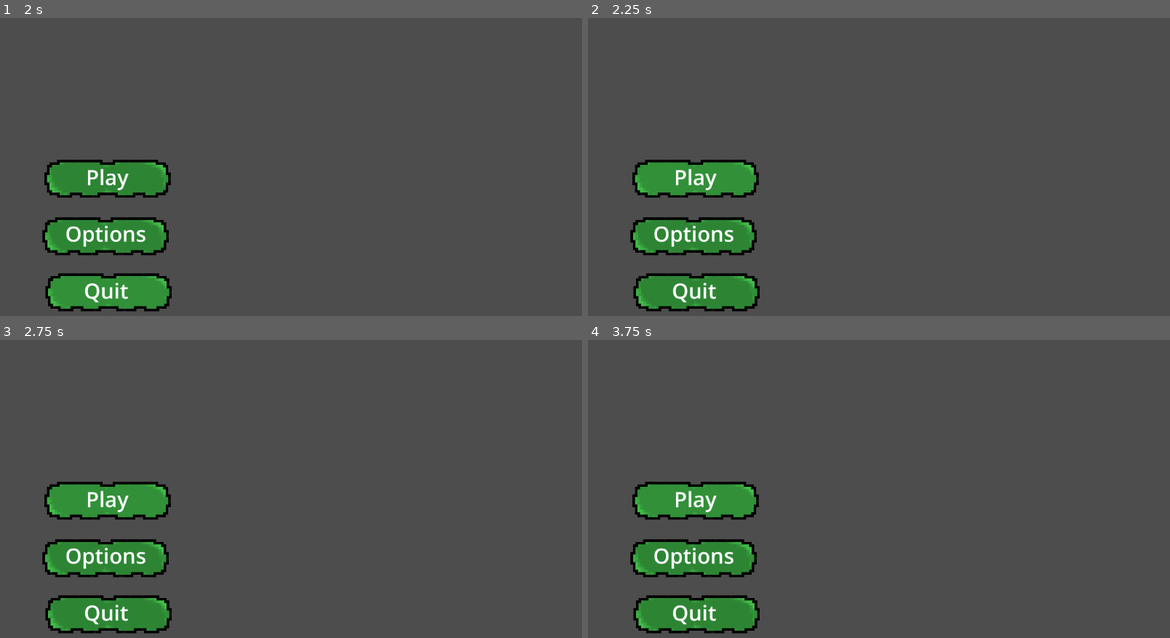
Above: before the commit, frames 1-4 (two rows, left to right).
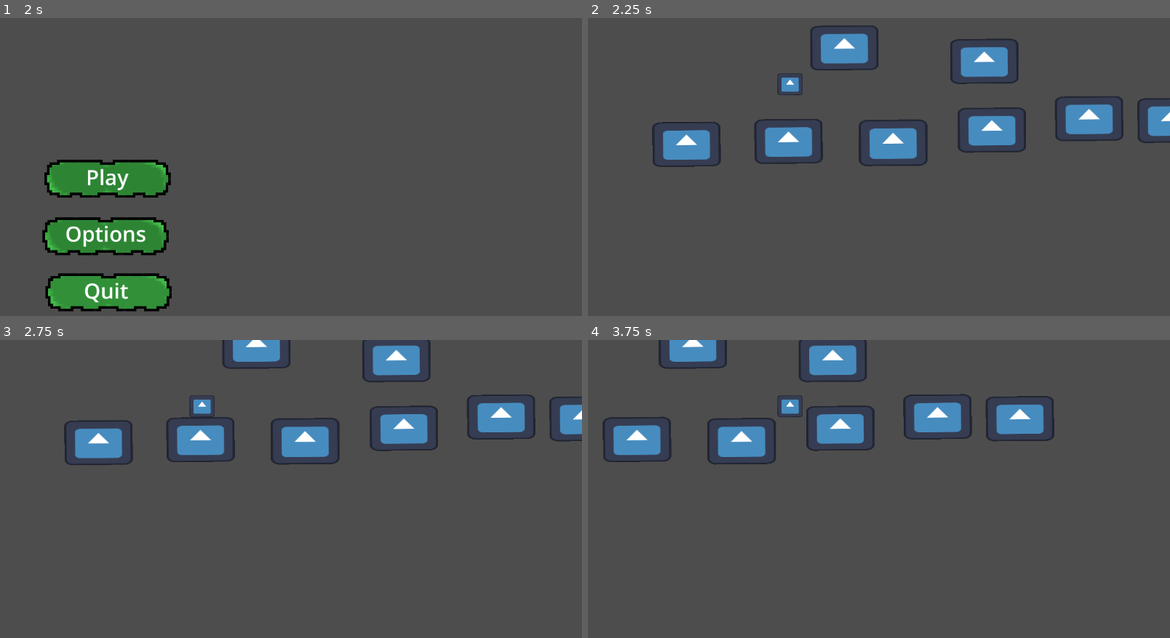
Above: after the commit, the same moments.

Repository: TalesMarc/AngelaCultoRepository
Game: Godot game, scene res://inicio.tscn
Same seed, same stepped clock (60 frames per second), same inputs: the game is played once before the commit and once after it. The engine's default icon, where the game draws it, is replaced by a stand-in: a white triangle on a blue panel in a dark square.
Inputs (mouse positions are in pixels of both pictures, inside the frame that each line leads up to):
- Up to frame 1 (2 s): click "Options" at 0.5 s; click "Back" at 1.25 s
- Up to frame 2 (2.25 s): click "Play" at 2 s
- Up to frame 3 (2.75 s): no input
- Up to frame 4 (3.75 s): click (692, 500) at 2.75 s, where only the run before the commit has a clickable "Play"; tap Enter at 3.5 s; hold D (move_right) from 3.53 s (still down)

Frame 1 is identical in both runs. In frame 2, 16% of the frame differs, in the area x 7-100%, y 2-99%; in frame 3, 15%; in frame 4, 15%.

Commit message:
JACOARBGE ACAGABYI

Diff:
--- a/character_body_2d_2.gd
+++ b/character_body_2d_2.gd
@@ -1,7 +1,7 @@
 extends CharacterBody2D
 
-const SPEED = 300.0
-const JUMP_VELOCITY = -400.0
+const SPEED = 3000.0
+const JUMP_VELOCITY = -900.0
 var respawn_position = Vector2(100, 100)  # Posição onde o jogador vai reaparecer
 
 func _physics_process(delta: float) -> void:
--- a/inicio.gd
+++ b/inicio.gd
@@ -21,3 +21,7 @@
 
 func _on_texture_button_2_pressed() -> void:
 	get_tree().change_scene_to_file("res://configuracoes.tscn")
+
+
+func _on_texture_button_3_pressed() -> void:
+	get_tree().change_scene_to_file("res://node_2d.tscn")
--- a/inicio.tscn
+++ b/inicio.tscn
@@ -73,3 +73,4 @@
 
 [connection signal="pressed" from="sair_button" to="sair_button" method="_on_pressed"]
 [connection signal="pressed" from="TextureButton2" to="." method="_on_texture_button_2_pressed"]
+[connection signal="pressed" from="TextureButton3" to="." method="_on_texture_button_3_pressed"]
--- a/node_2d.tscn
+++ b/node_2d.tscn
@@ -13,17 +13,18 @@
 size = Vector2(126.837, 124.515)
 
 [node name="Node2D" type="Node2D"]
+rotation = -0.00991185
 
 [node name="StaticBody2D2" type="StaticBody2D" parent="."]
 position = Vector2(-4, 3)
 
 [node name="Sprite2D3" type="Sprite2D" parent="StaticBody2D2"]
-position = Vector2(716.25, 468)
+position = Vector2(651.359, 468.44)
 scale = Vector2(2.12109, 1.42969)
 texture = ExtResource("1_wtcfe")
 
 [node name="CollisionShape2D" type="CollisionShape2D" parent="StaticBody2D2"]
-position = Vector2(716, 468)
+position = Vector2(654.379, 466.469)
 scale = Vector2(2.12109, 1.42969)
 shape = SubResource("RectangleShape2D_0hol4")
 
@@ -40,14 +41,97 @@
 position = Vector2(247, 217.25)
 shape = SubResource("RectangleShape2D_epypp")
 
+[node name="Camera2D" type="Camera2D" parent="CharacterBody2D2"]
+offset = Vector2(600, 600)
+zoom = Vector2(0.5, 0.5)
+
 [node name="StaticBody2D" type="StaticBody2D" parent="."]
+position = Vector2(-124.083, 7.77051)
 
 [node name="Sprite2D2" type="Sprite2D" parent="StaticBody2D"]
-position = Vector2(259, 453)
+position = Vector2(357.522, 453.566)
 scale = Vector2(2.10938, 1.38477)
 texture = ExtResource("1_wtcfe")
 
 [node name="CollisionShape2D" type="CollisionShape2D" parent="StaticBody2D"]
-position = Vector2(259.227, 452.788)
+position = Vector2(355.542, 451.546)
 scale = Vector2(2.10938, 1.38477)
 shape = SubResource("RectangleShape2D_q6r6c")
+
+[node name="StaticBody2D3" type="StaticBody2D" parent="."]
+position = Vector2(204.079, -6.97757)
+
+[node name="Sprite2D2" type="Sprite2D" parent="StaticBody2D3"]
+position = Vector2(834.766, 431.295)
+scale = Vector2(2.10938, 1.38477)
+texture = ExtResource("1_wtcfe")
+
+[node name="CollisionShape2D" type="CollisionShape2D" parent="StaticBody2D3"]
+position = Vector2(829.747, 433.245)
+scale = Vector2(2.10938, 1.38477)
+shape = SubResource("RectangleShape2D_q6r6c")
+
+[node name="StaticBody2D" type="StaticBody2D" parent="StaticBody2D3"]
+position = Vector2(-0.970216, -3.00976)
+
+[node name="Sprite2D2" type="Sprite2D" parent="StaticBody2D3/StaticBody2D"]
+position = Vector2(808.434, 162.021)
+scale = Vector2(2.10938, 1.38477)
+texture = ExtResource("1_wtcfe")
+
+[node name="CollisionShape2D" type="CollisionShape2D" parent="StaticBody2D3/StaticBody2D"]
+position = Vector2(808.444, 161.021)
+scale = Vector2(2.10938, 1.38477)
+shape = SubResource("RectangleShape2D_q6r6c")
+
+[node name="StaticBody2D4" type="StaticBody2D" parent="."]
+position = Vector2(-528.182, 15.7656)
+
+[node name="Sprite2D2" type="Sprite2D" parent="StaticBody2D4"]
+position = Vector2(357.522, 453.566)
+scale = Vector2(2.10938, 1.38477)
+texture = ExtResource("1_wtcfe")
+
+[node name="CollisionShape2D" type="CollisionShape2D" parent="StaticBody2D4"]
+position = Vector2(355.542, 451.546)
+scale = Vector2(2.10938, 1.38477)
+shape = SubResource("RectangleShape2D_q6r6c")
+
+[node name="StaticBody2D5" type="StaticBody2D" parent="."]
+position = Vector2(1392.67, -60.1993)
+
+[node name="Sprite2D2" type="Sprite2D" parent="StaticBody2D5"]
+position = Vector2(357.522, 453.566)
+scale = Vector2(2.10938, 1.38477)
+texture = ExtResource("1_wtcfe")
+
+[node name="CollisionShape2D" type="CollisionShape2D" parent="StaticBody2D5"]
+position = Vector2(355.542, 451.546)
+scale = Vector2(2.10938, 1.38477)
+shape = SubResource("RectangleShape2D_q6r6c")
+
+[node name="StaticBody2D6" type="StaticBody2D" parent="."]
+position = Vector2(1066.75, -70.4302)
+
+[node name="Sprite2D2" type="Sprite2D" parent="StaticBody2D6"]
+position = Vector2(357.522, 453.566)
+scale = Vector2(2.10938, 1.38477)
+texture = ExtResource("1_wtcfe")
+
+[node name="CollisionShape2D" type="CollisionShape2D" parent="StaticBody2D6"]
+position = Vector2(355.542, 451.546)
+scale = Vector2(2.10938, 1.38477)
+shape = SubResource("RectangleShape2D_q6r6c")
+
+[node name="StaticBody2D7" type="StaticBody2D" parent="."]
+position = Vector2(100.573, -360.021)
+
+[node name="Sprite2D2" type="Sprite2D" parent="StaticBody2D7"]
+position = Vector2(357.522, 453.566)
+scale = Vector2(2.10938, 1.38477)
+texture = ExtResource("1_wtcfe")
+
+[node name="CollisionShape2D" type="CollisionShape2D" parent="StaticBody2D7"]
+position = Vector2(355.542, 451.546)
+scale = Vector2(2.10938, 1.38477)
+shape = SubResource("RectangleShape2D_q6r6c")
